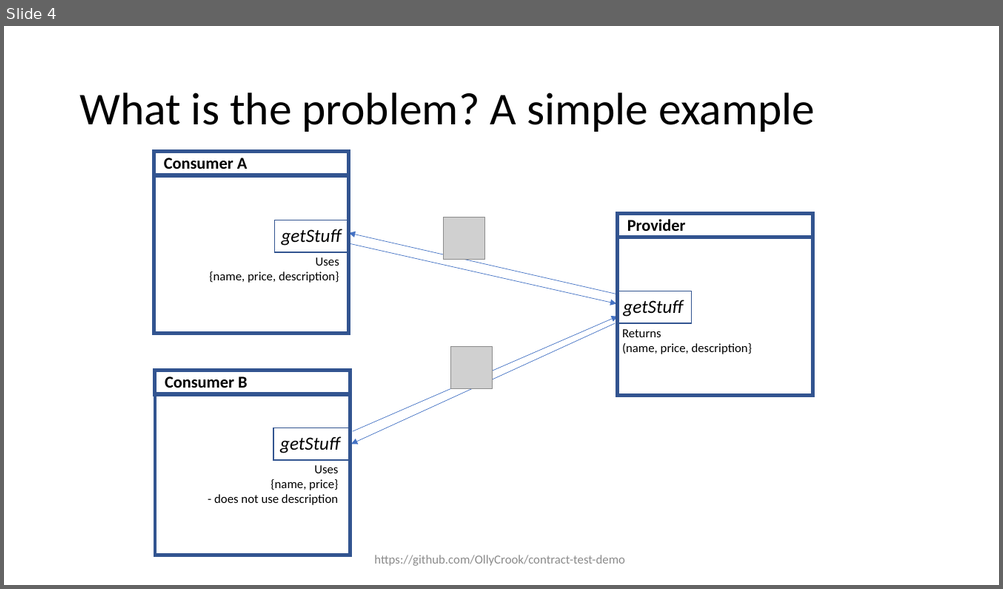
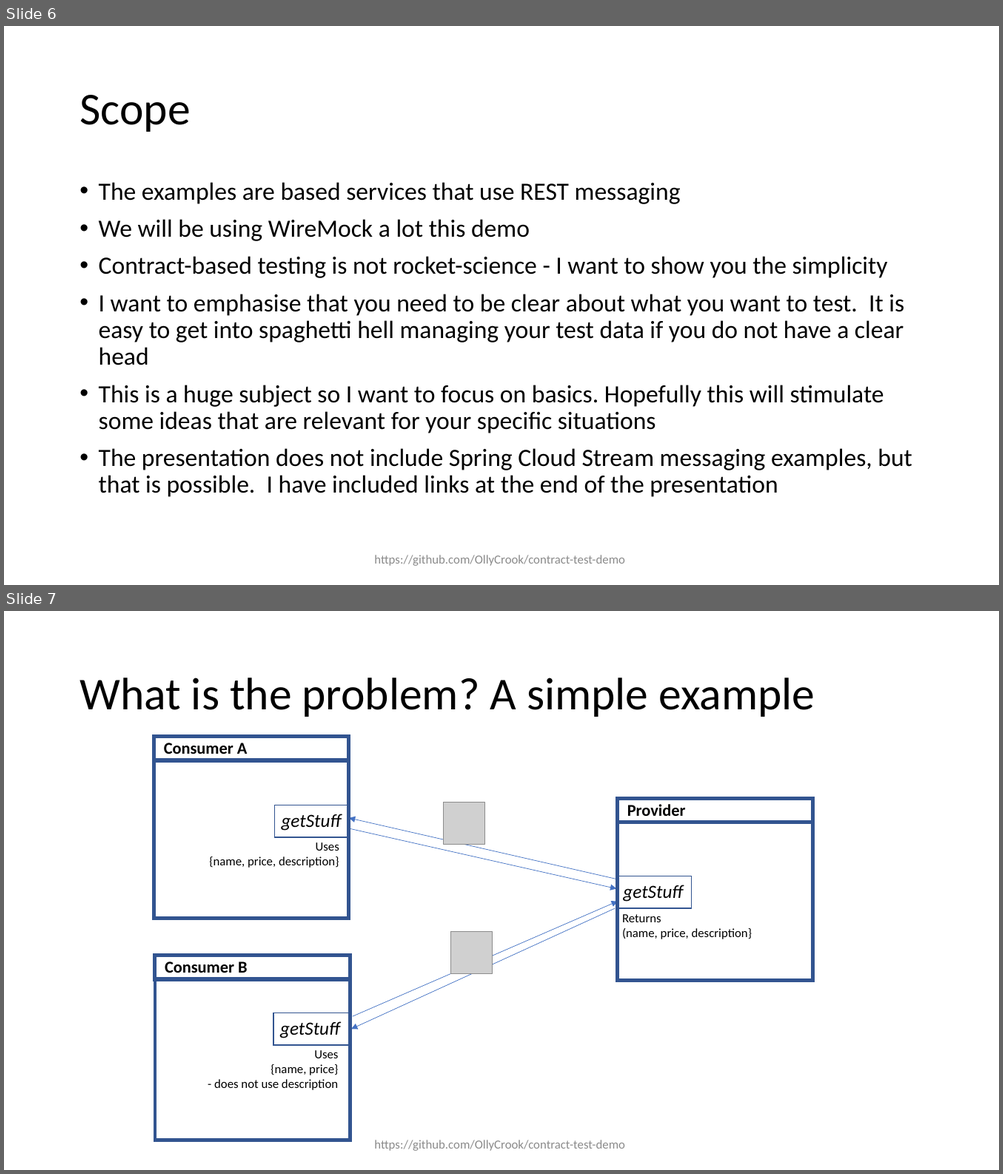
Before and after one commit to OllyCrook/contract-test-demo, a slide deck: Contract-testing-presentation.pptx. Shown one above the other, each under a label of ours: slide 4 before the commit, slides 6 and 7 after it. The pictures are 1003x589 and 1003x1174 pixels, drawn with LibreOffice and Linux fonts; fonts in the diff are those of the drawing; grey boxes stand for pictures. Boxes give left, top, right and bottom in pixels: in the first picture for what was removed or moved away, otherwise in the second. Text is boxed around its words. In the diff, an @@ line names an element or a change of style, - is before the commit and + after.

```diff
--- a/Contract-testing-presentation.pptx
+++ b/Contract-testing-presentation.pptx
@@ slide 6 added at [4,26,999,585], background #FFFFFF @@
@@ title added at [79,95,190,132], 44 pt, text #000000 @@
+Scope
@@ text added at [99,182,912,497], 24 pt, text #000000 @@
+• The examples are based services that use REST messaging
+• We will be using WireMock a lot this demo
+• Contract-based testing is not rocket-science - I want to show you the simplicity
+• I want to emphasise that you need to be clear about what you want to test. It is easy to get into spaghetti hell managing your test data if you do not have a clear head
+• This is a huge subject so I want to focus on basics. Hopefully this will stimulate some ideas that are relevant for your specific situations
+• The presentation does not include Spring Cloud Stream messaging examples, but that is possible. I have included links at the end of the presentation
@@ text added at [374,555,625,566], 12 pt, text #8C8C8C @@
+https://github.com/OllyCrook/contract-test-demo
@@ what was slide 4 is now slide 7 @@
```
Also in this commit, not shown: 17 slides changed, 19 other slides added, 25 other files.
